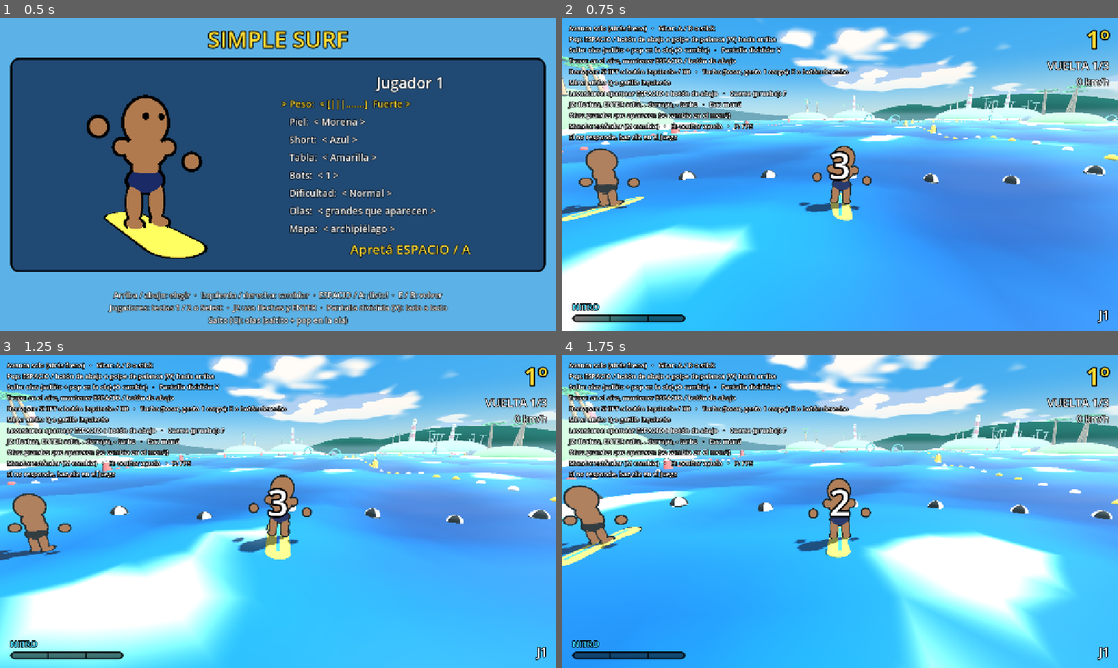
Above: before the commit, frames 1-4 (two rows, left to right).
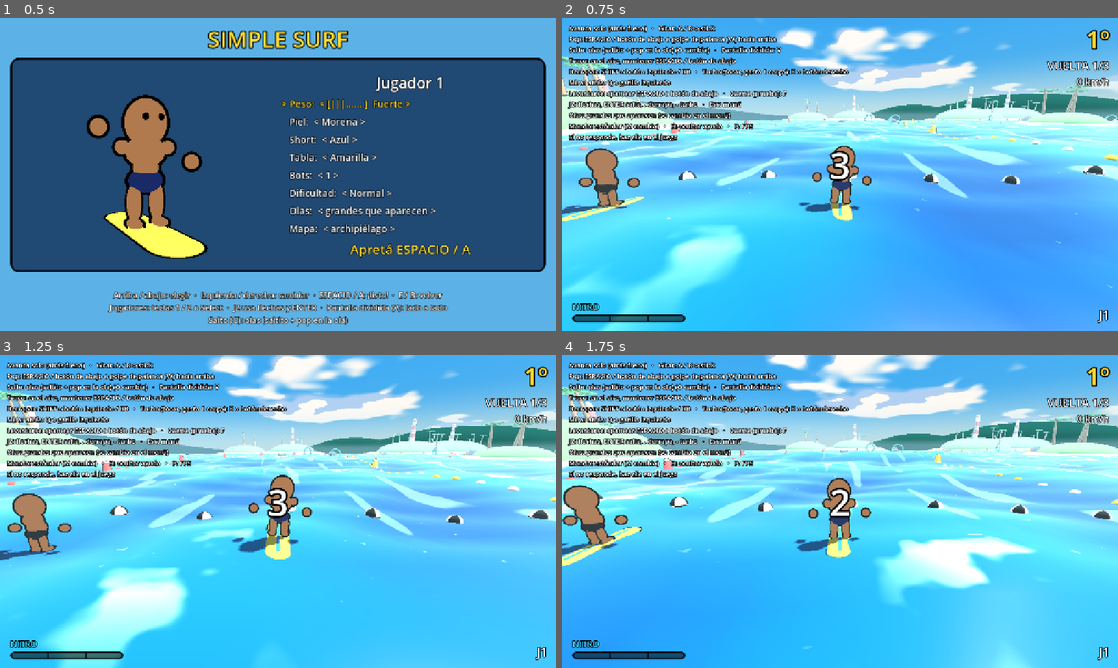
Above: after the commit, the same moments.

Repository: asimplesurfer/simplesurf
Game: Godot game, scene res://ui/menus/character_select.tscn
Same seed, same stepped clock (60 frames per second), same inputs: the game is played once before the commit and once after it. Sound files missing from this copy of the repository are replaced by a short silence.
Inputs (mouse positions are in pixels of both pictures, inside the frame that each line leads up to):
- Up to frame 1 (0.5 s): no input
- Up to frame 2 (0.75 s): tap Enter at 0.5 s; move the mouse to (962, 158) at 0.52 s; hold D (p1_right) from 0.53 s (still down); hold Space (p1_a) from 0.53 s (still down); click (962, 158) at 0.67 s
- Up to frame 3 (1.25 s): keep holding D (p1_right); keep holding Space (p1_a)
- Up to frame 4 (1.75 s): release D (p1_right) at 1.25 s; release Space (p1_a) at 1.25 s; drag from (728, 527) to (812, 574) at 1.27 s

Frame 1 is identical in both runs. In frame 2, 35% of the frame differs, in the area x 0-100%, y 32-100%; in frame 3, 40%, in the area x 0-100%, y 31-100%; in frame 4, 32%.

Commit message:
Agua más linda: espuma con textura, reflejo del cielo, brillo en las olas y destellos
- Manchas suaves de color (el mar no es de un solo tono).
- Fresnel: de lejos y en ángulos rasantes el agua refleja el cielo.
- Luz que atraviesa la parte fina de las olas grandes (turquesa brillante).
- Espuma con ruido que se mueve (bordes irregulares en vez de un corte liso)
  y vetas finas flotando.
- Destellos de sol que titilan y un poco más de brillo especular.

Co-Authored-By: Claude Opus 5.5 <noreply@anthropic.com>
Claude-Session: https://claude.ai/code/session_0158oNfJa2g5qsqyuATh8Mjh

Diff:
--- a/world/water/water.gdshader
+++ b/world/water/water.gdshader
@@ -3,6 +3,8 @@
 shader_type spatial;
 // cull_disabled: la cresta que se curva puede quedar "dada vuelta".
 render_mode specular_schlick_ggx, cull_disabled;
+
+#include "res://effects/shaders/noise.gdshaderinc"
 
 uniform vec4 wave_0; // xy = dirección, z = amplitud, w = longitud de onda
 uniform vec4 wave_1;
@@ -37,6 +39,11 @@
 uniform vec3 wave_color : source_color = vec3(0.1, 0.68, 0.72);
 // Agua donde se está por levantar una ola (más oscura, como una sombra).
 uniform vec3 rising_color : source_color = vec3(0.01, 0.16, 0.36);
+// Luz que atraviesa la parte fina de la ola (cerca de la cresta).
+uniform vec3 glow_color : source_color = vec3(0.25, 0.95, 0.8);
+uniform float glow_strength = 0.35;
+// Color del cielo que se refleja en ángulos rasantes.
+uniform vec3 sky_tint : source_color = vec3(0.72, 0.92, 1.0);
 
 varying float v_height;
 // 0..1: cuerpo de una ola grande (para el color turquesa de la ola).
@@ -197,15 +204,43 @@
 }
 
 void fragment() {
+	float t = wave_time;
+	vec2 wp = v_world.xz;
+	// Color base: valles profundos, crestas claras.
 	vec3 col = mix(deep_color, shallow_color, smoothstep(-0.5, 0.5, v_height));
-	float foam = smoothstep(foam_height, foam_height + 0.1, v_height);
+	// Manchas suaves de color (el mar no es de un solo tono).
+	float patches = fx_noise(wp * 0.035 + vec2(t * 0.01, 0.0));
+	col = mix(col, col * vec3(0.85, 1.05, 1.08), patches * 0.5);
 	// Olas grandes: cuerpo turquesa (se ve la ola de lejos). Mientras crece
 	// ("se viene") es más oscura y sin espuma; al llegar al máximo rompe y se
 	// llena de espuma arriba y en la cara.
 	col = mix(col, rising_color, v_grow * 0.55);
 	col = mix(col, wave_color, v_body * 0.75);
-	foam = max(foam, v_lip);
-	col = mix(col, foam_color, clamp(foam, 0.0, 1.0) * 0.85);
+	// Luz que atraviesa la parte fina de la ola, cerca de la cresta.
+	col += glow_color * v_body * v_body * glow_strength;
+
+	// Reflejo del cielo en ángulos rasantes (fresnel): el mar de lejos brilla.
+	float facing = clamp(dot(NORMAL, VIEW), 0.0, 1.0);
+	float fresnel = pow(1.0 - facing, 4.0);
+	col = mix(col, sky_tint, fresnel * 0.6);
+
+	// Espuma con textura: se deshace en bordes irregulares y se mueve.
+	float n1 = fx_noise(wp * 0.9 + vec2(t * 0.35, t * 0.2));
+	float n2 = fx_noise(wp * 2.3 - vec2(t * 0.25, t * 0.4));
+	float grain = n1 * 0.65 + n2 * 0.35;
+	float crest = smoothstep(foam_height - 0.05, foam_height + 0.2, v_height);
+	float foam = crest * smoothstep(0.62, 0.8, grain + crest * 0.25);
+	float lip = clamp(v_lip, 0.0, 1.0);
+	foam = max(foam, lip * smoothstep(0.15, 0.45, grain + lip * 0.5));
+	// Vetas finas de espuma que flotan en el agua (marcan el movimiento).
+	float streak = smoothstep(0.78, 0.82, fx_noise(wp * vec2(0.18, 0.6) + vec2(t * 0.05, 0.0)));
+	foam = max(foam, streak * 0.35 * (1.0 - v_body));
+	col = mix(col, foam_color, clamp(foam, 0.0, 1.0) * 0.9);
+
+	// Destellos del sol: puntitos que titilan.
+	float sparkle = step(0.95, fx_noise(wp * 3.5 + vec2(t * 0.9, -t * 0.7)))
+		* step(0.7, fx_noise(wp * 1.3 - t * 0.5));
+	sparkle *= (1.0 - clamp(foam, 0.0, 1.0)) * (0.3 + fresnel * 1.5);
 
 	// Fuera de la pista, el agua más oscura (con un borde suave).
 	if (track_band.w > 0.0) {
@@ -217,6 +252,7 @@
 	}
 
 	ALBEDO = col;
-	ROUGHNESS = 0.55;
-	SPECULAR = 0.2;
-}
+	EMISSION = vec3(sparkle * 0.7);
+	ROUGHNESS = mix(0.26, 0.7, clamp(foam, 0.0, 1.0));
+	SPECULAR = 0.38;
+}
